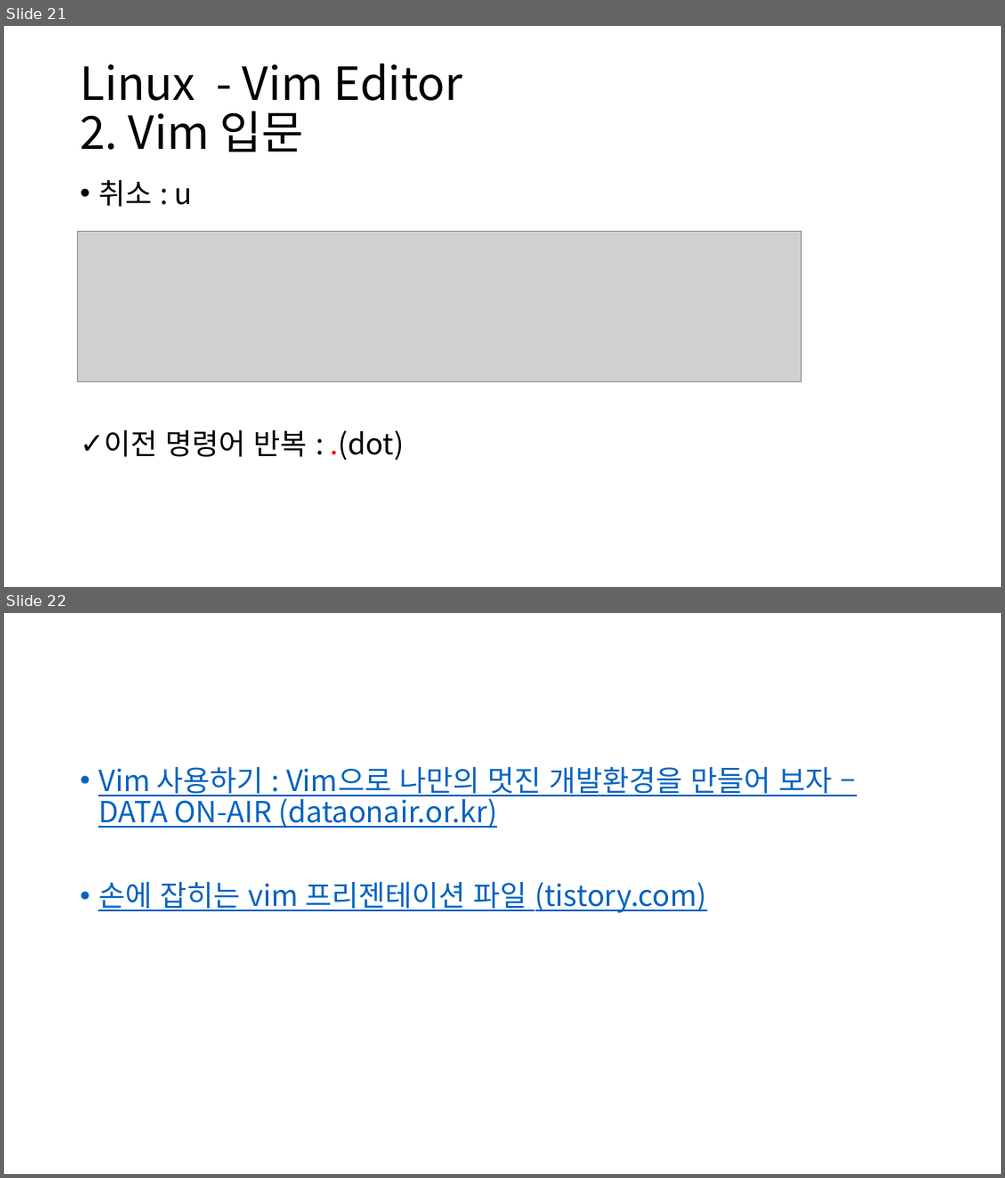
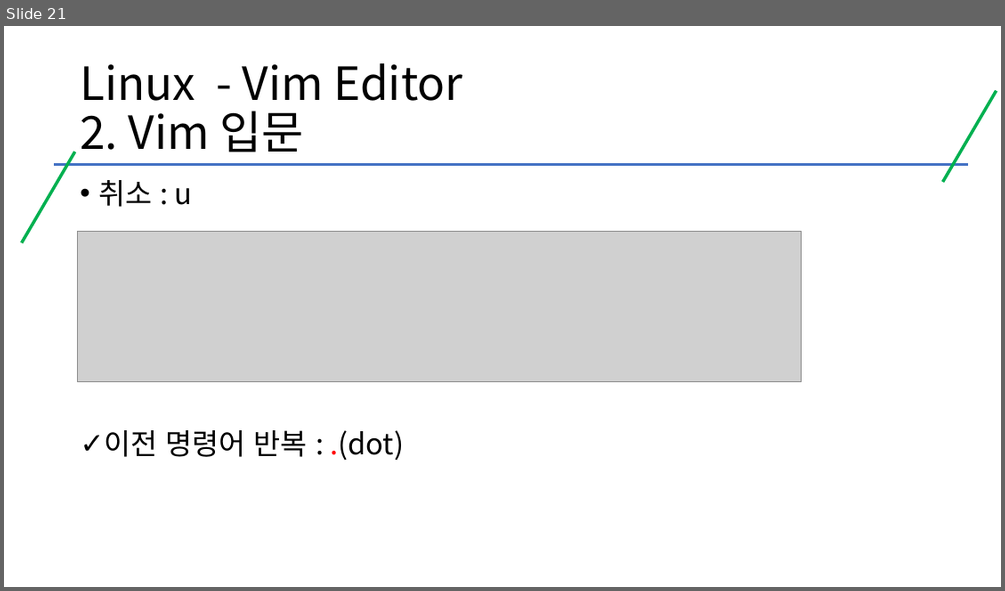
Before and after one commit to kig2929kig/systemProgramming, a slide deck: vi editor.pptx. Shown one above the other, each under a label of ours: slides 21 and 22 before the commit, slide 21 after it. The pictures are 1005x1178 and 1005x591 pixels, drawn with LibreOffice and Linux fonts; fonts in the diff are those of the drawing; grey boxes stand for pictures. Boxes give left, top, right and bottom in pixels: in the first picture for what was removed or moved away, otherwise in the second. Text is boxed around its words. In the diff, an @@ line names an element or a change of style, - is before the commit and + after.

```diff
--- a/vi editor.pptx
+++ b/vi editor.pptx
@@ slide 22 removed at (4, 613, 1001, 1174), background #FFFFFF @@
@@ text removed at (98, 767, 833, 913) @@
-• Vim 사용하기 : Vim으로 나만의 멋진 개발환경을 만들어 보자 – DATA ON-AIR (dataonair.or.kr)
-• 손에 잡히는 vim 프리젠테이션 파일 (tistory.com)
@@ slide 21 changed as well @@
@@ line added from (996, 91) to (943, 182), #00B050 3 pt @@
@@ line added from (75, 151) to (22, 243), #00B050 3 pt @@
@@ line added from (54, 164) to (969, 164), #4472C4 3 pt @@
```
Also in this commit, not shown: 20 other slides changed, 8 slides added.
